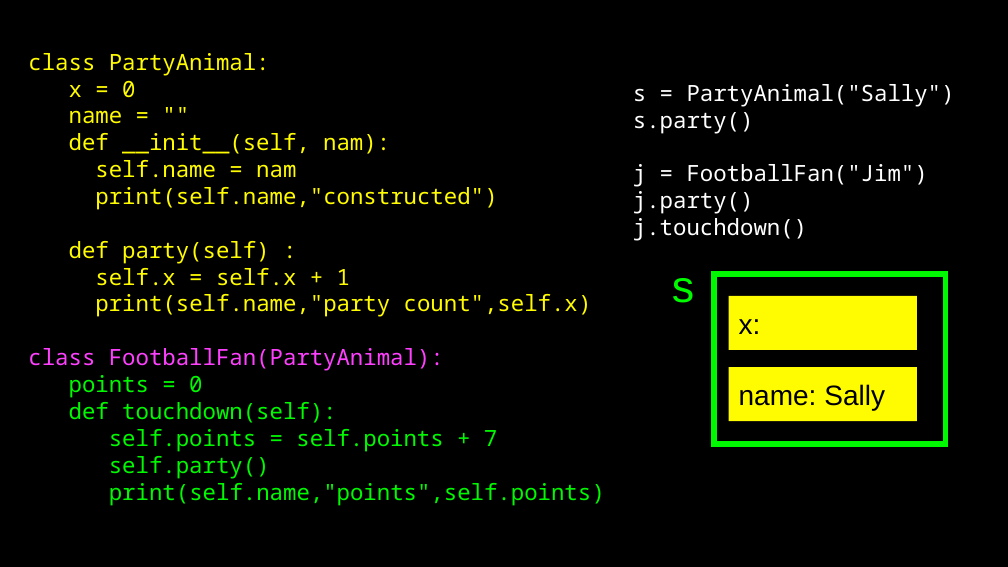
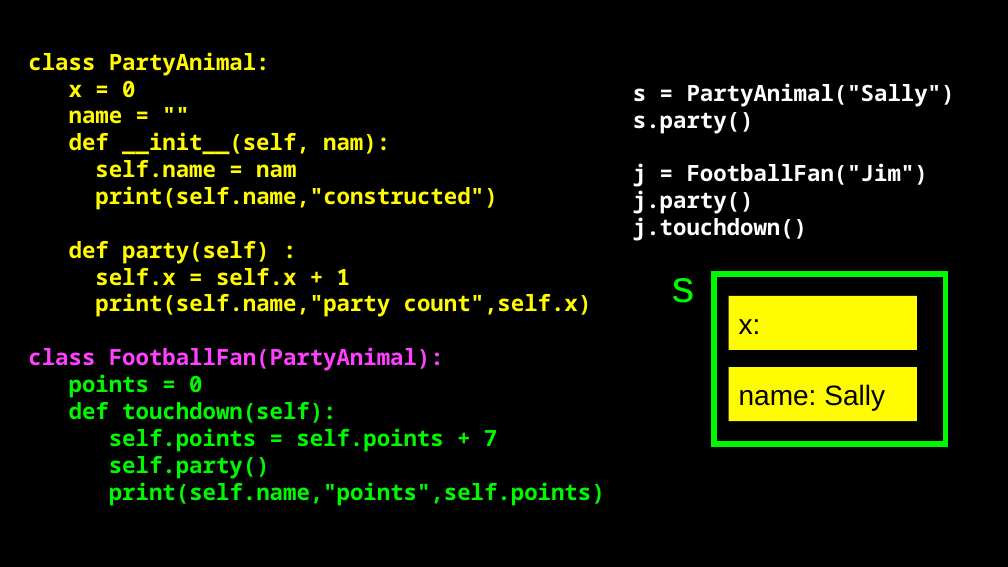
Before and after one commit to csev/py4e, a slide deck: slide 42 of lectures3/Pythonlearn-14-Objects.pptx. Drawn at 1008x567 pixels with LibreOffice and Linux fonts; fonts in the diff are those of the drawing. Boxes give left, top, right and bottom in pixels: in the first picture for what was removed or moved away, otherwise in the second. Text is boxed around its words. In the diff, an @@ line names an element or a change of style, - is before the commit and + after.

```diff
--- a/lectures3/Pythonlearn-14-Objects.pptx
+++ b/lectures3/Pythonlearn-14-Objects.pptx
@@ text "class PartyAnimal:" at box(28, 52, 605, 505): bold on @@
@@ text "s = PartyAnimal("Sally")" at box(633, 83, 955, 241): bold on @@
```
Also in this commit, not shown: 11 other slides changed.
